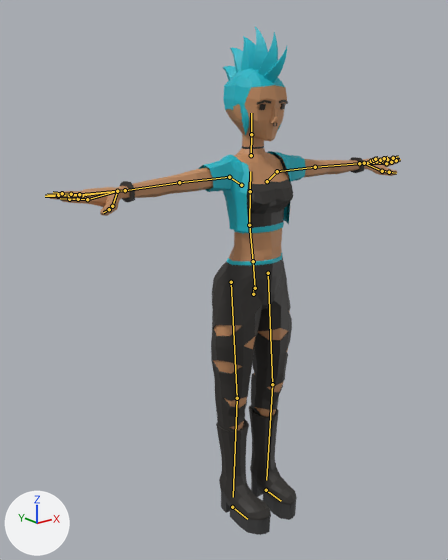
A saved change to the glTF model js/models/avatars/club-crowd-f3.glb.
The view is the same before and after, from a camera (50 mm lens) standing at (-1.544, -1.81, 1.759) and looking at (-0.088, 0.01, 1.031). Arrows for +X, +Y and +Z are at lower left; the lights stay in place. The older version comes first. The bones that change, and the others that lie on the model, are drawn over the model as lines.

The first picture shows 'Punk_Body'.
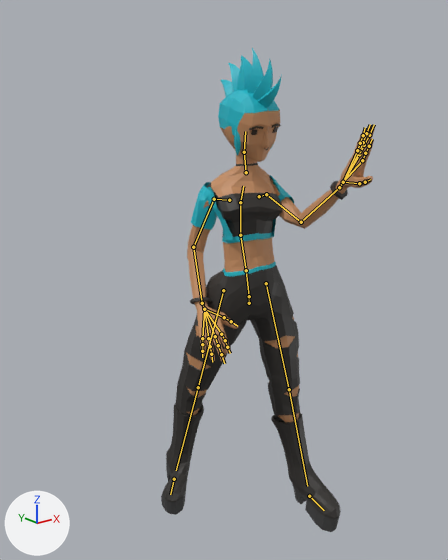
The newer file adds an action. The first version stands in its rest pose; the second is drawn at frame 9 of the action 'Yes'.

Boxes [x1, y1, x2, y2] around the edits, measured in the pictures (448 x 560 px):
'Punk_Body', posed (40% narrower): before [48, 27, 401, 535]; after [161, 48, 374, 532]
bone 'Body', root to tip: before (253, 294) to (253, 287); after (249, 303) to (248, 296)
bone 'Torso', root to tip: before (249, 225) to (250, 191); after (240, 235) to (240, 202)
bone 'Chest', root to tip: before (250, 191) to (250, 171); after (240, 202) to (243, 186)
bone 'Neck', root to tip: before (251, 155) to (251, 134); after (246, 172) to (244, 152)
bone 'Head', root to tip: before (251, 134) to (251, 113); after (244, 152) to (245, 131)
bone 'Shoulder.L', root to tip: before (267, 181) to (277, 171); after (259, 196) to (266, 194)
bone 'UpperArm.L', root to tip: before (277, 171) to (315, 167); after (266, 194) to (301, 222)
bone 'LowerArm.L', root to tip: before (315, 167) to (359, 163); after (301, 222) to (339, 187)
bone 'Wrist.L', root to tip: before (359, 163) to (364, 163); after (339, 187) to (343, 182)
bone 'Shoulder.R', root to tip: before (241, 185) to (229, 177); after (229, 200) to (214, 199)
bone 'UpperArm.R', root to tip: before (229, 177) to (179, 182); after (214, 199) to (193, 247)
bone 'LowerArm.R', root to tip: before (179, 182) to (125, 190); after (193, 247) to (202, 303)
bone 'Wrist.R', root to tip: before (125, 190) to (117, 191); after (202, 303) to (204, 309)
bone 'UpperLeg.L', root to tip: before (268, 273) to (272, 384); after (266, 283) to (289, 389)
bone 'LowerLeg.L', root to tip: before (272, 384) to (266, 480); after (289, 389) to (307, 486)
bone 'UpperLeg.R', root to tip: before (231, 282) to (237, 398); after (223, 290) to (198, 387)
bone 'LowerLeg.R', root to tip: before (237, 398) to (233, 497); after (198, 387) to (176, 470)
bone 'Foot.L', root to tip: before (266, 490) to (281, 501); after (309, 496) to (324, 510)
bone 'Foot.R', root to tip: before (232, 507) to (247, 519); after (174, 479) to (170, 494)

The edits, one by one:
Bone 'Body' (bone_body) moves from (0.0, 0.0, 0.0) to (0.005, -0.048, -0.034).
Bone 'Body' (bone_body) turns from (0, 0, 0) to (-8, -13, 1) degrees about its own x, y and z.
Bone 'Torso' (bone_torso) turns from (0, 0, 0) to (7, 0, 0) degrees about its own x, y and z.
Bone 'Chest' (bone_chest) turns from (0, 0, 0) to (21, 0, 0) degrees about its own x, y and z.
Bone 'Neck' (bone_neck) turns from (0, 0, 0) to (-33, 0, 0) degrees about its own x, y and z.
Bone 'Head' (bone_head) turns from (0, 0, 0) to (21, 10, 4) degrees about its own x, y and z.
Bone 'Shoulder.L' (bone_shoulder_l) turns from (0, 0, 0) to (-51, -8, 18) degrees about its own x, y and z.
Bone 'UpperArm.L' (bone_upperarm_l) turns from (0, 0, 0) to (-34, 9, -99) degrees about its own x, y and z.
Bone 'LowerArm.L' (bone_lowerarm_l) turns from (0, 0, 0) to (79, 34, 49) degrees about its own x, y and z.
Bone 'Wrist.L' (bone_wrist_l) turns from (0, 0, 0) to (14, 17, 4) degrees about its own x, y and z.
Bone 'Shoulder.R' (bone_shoulder_r) turns from (0, 0, 0) to (-57, 7, -34) degrees about its own x, y and z.
Bone 'UpperArm.R' (bone_upperarm_r) turns from (0, 0, 0) to (-45, -44, 14) degrees about its own x, y and z.
Bone 'LowerArm.R' (bone_lowerarm_r) turns from (0, 0, 0) to (-15, -42, 54) degrees about its own x, y and z.
Bone 'Wrist.R' (bone_wrist_r) turns from (0, 0, 0) to (4, -10, 21) degrees about its own x, y and z.
Bone 'UpperLeg.L' (bone_upperleg_l) turns from (0, 0, 0) to (5, -12, -10) degrees about its own x, y and z.
Bone 'LowerLeg.L' (bone_lowerleg_l) turns from (0, 0, 0) to (-6, 1, 0) degrees about its own x, y and z.
Bone 'UpperLeg.R' (bone_upperleg_r) turns from (0, 0, 0) to (27, -15, 3) degrees about its own x, y and z.
Bone 'LowerLeg.R' (bone_lowerleg_r) turns from (0, 0, 0) to (-8, 0, 0) degrees about its own x, y and z.
Bone 'Foot.L' (bone_foot_l) moves from (0.0, 0.0, 0.0) to (0.151, 0.127, 0.03).
Bone 'Foot.L' (bone_foot_l) turns from (0, 0, 0) to (9, 0, 6) degrees about its own x, y and z.
Bone 'Foot.R' (bone_foot_r) moves from (0.0, 0.0, 0.0) to (-0.068, -0.347, 0.015).
Bone 'Foot.R' (bone_foot_r) turns from (0, 0, 0) to (9, 0, 44) degrees about its own x, y and z.
